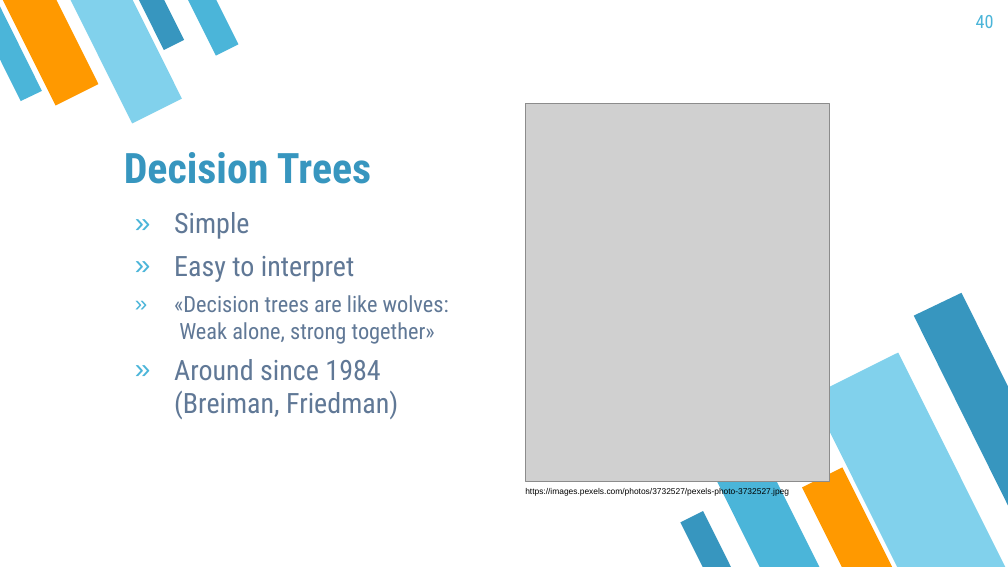
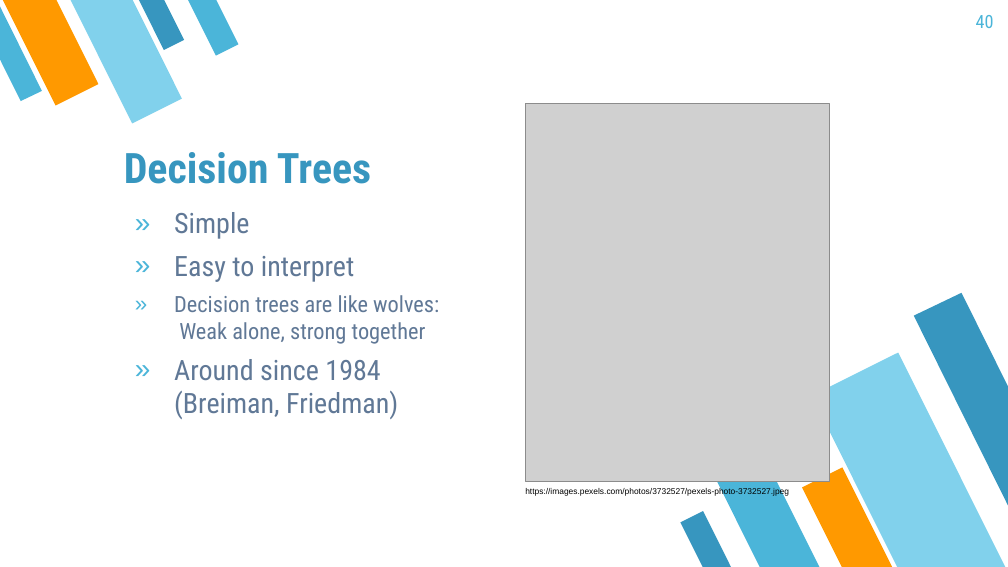
Before and after one commit to mayer79/ml_lecture, a slide deck: slide 40 of slides/ML_Lecture.pptx. Drawn at 1008x567 pixels with LibreOffice and Linux fonts; fonts in the diff are those of the drawing; grey boxes stand for pictures. Boxes give left, top, right and bottom in pixels: in the first picture for what was removed or moved away, otherwise in the second. Text is boxed around its words. In the diff, an @@ line names an element or a change of style, - is before the commit and + after.

```diff
--- a/slides/ML_Lecture.pptx
+++ b/slides/ML_Lecture.pptx
@@ text at (174, 295, 439, 344): text changed @@
-» «Decision trees are like wolves:
-  Weak alone, strong together»
+» Decision trees are like wolves:
+  Weak alone, strong together
```
Also in this commit, not shown: 3 other slides changed, 4 other files.
